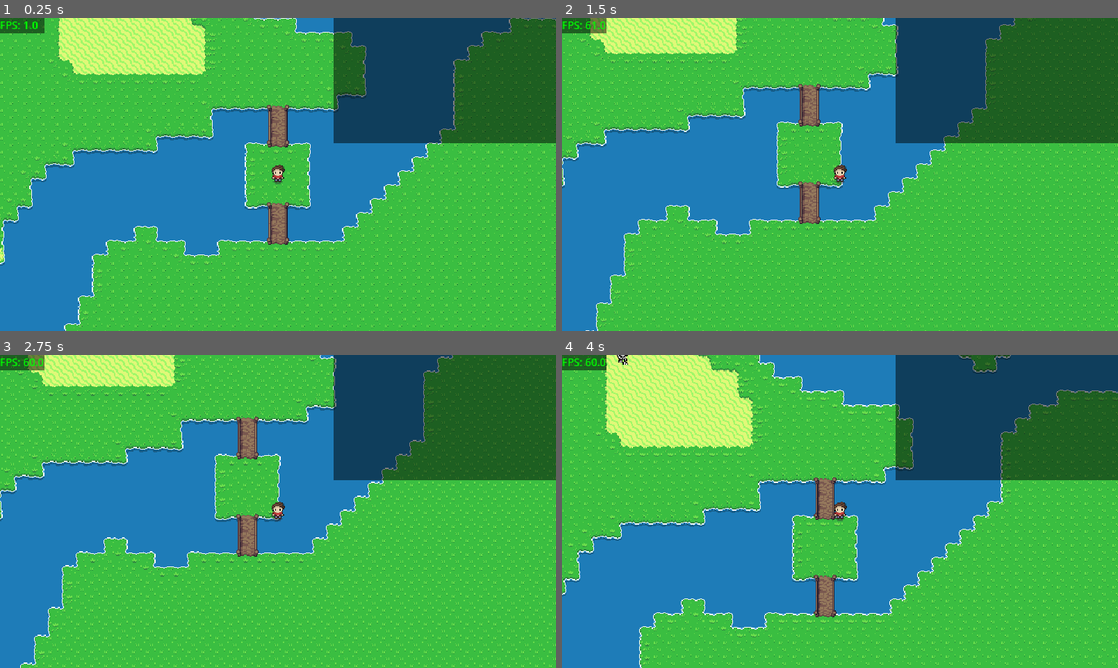
Above: before the commit, frames 1-4 (two rows, left to right).
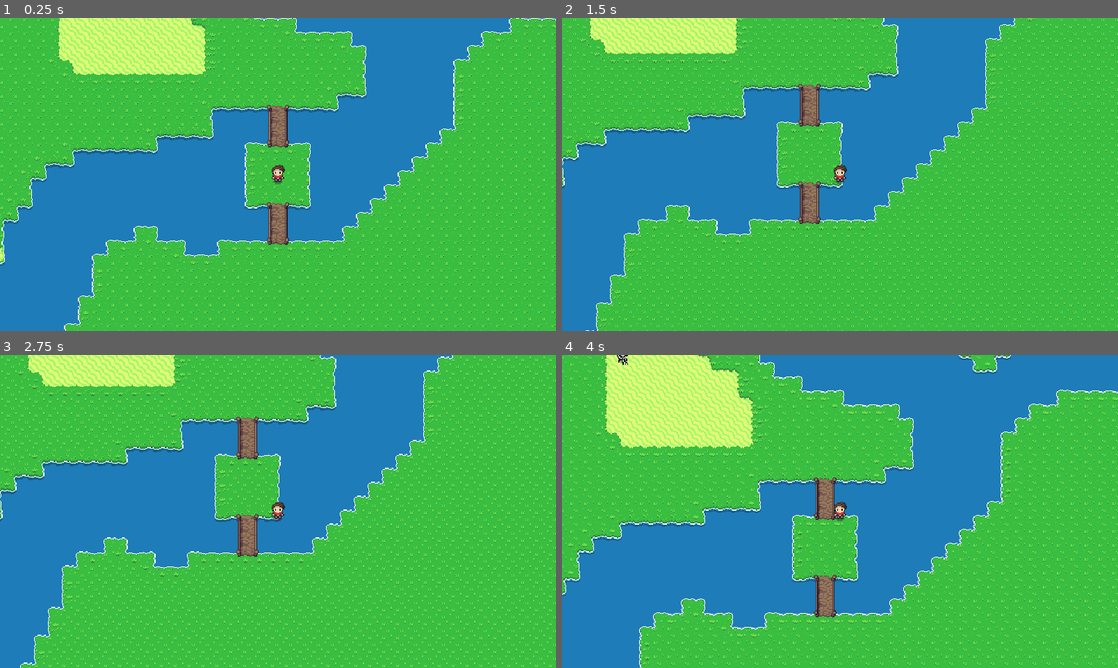
Above: after the commit, the same moments.

Repository: Dinastia-Harzu/un-breve-paseo-por-las-afueras-de-pulkilastia
Game: Godot game, scene res://src/scenes/main.tscn
Two runs of this game, one before a commit and one after it. Both use one fixed random seed, a clock stepped at 60 frames per second and the inputs below.
Inputs:
- Up to frame 1 (0.25 s): no input
- Up to frame 2 (1.5 s): tap Enter (ui_accept) at 0.5, 0.77, 1.25 s; hold D (move_right) 0.53-1.28 s; tap C at 0.6, 1.35 s; hold S (move_down) from 1.28 s (still down)
- Up to frame 3 (2.75 s): tap Enter (ui_accept) at 1.52, 2 s; release S (move_down) at 2.03 s; hold D (move_right) from 2.03 s (still down); tap C at 2.1 s
- Up to frame 4 (4 s): tap Enter (ui_accept) at 2.75, 3.02, 3.77 s; release D (move_right) at 2.78 s; hold W (move_up) 2.78-3.53 s; tap C at 2.85, 3.6 s; hold A (move_left) from 3.53 s (still down)

The runs differ from the first frame. In frame 1, 16% of the frame differs, in the area x 0-100%, y 0-40%; in frame 2, 16%; in frame 3, 16%; in frame 4, 16%.

Commit message:
Limpiar código muerto

Diff:
--- a/src/resources/spawn_data/test_spawn_data.tres
+++ /dev/null
@@ -1,11 +0,0 @@
-[gd_resource type="Resource" script_class="MapSpawnData" format=3 uid="uid://dt4j6bbb1wb80"]
-
-[ext_resource type="Script" uid="uid://d0roi43iljua0" path="res://src/scripts/resources/map_spawn_data.gd" id="1_40y1n"]
-[ext_resource type="PackedScene" uid="uid://66brd6fu0vts" path="res://src/scenes/enemies/winged_demon.tscn" id="1_a0qk3"]
-[ext_resource type="PackedScene" uid="uid://dlmv00yqcri85" path="res://src/scenes/enemies/redeyed_skeleton.tscn" id="2_awx04"]
-
-[resource]
-script = ExtResource("1_40y1n")
-enemies = Array[PackedScene]([ExtResource("1_a0qk3"), ExtResource("2_awx04")])
-max_enemies_alive = 5
-metadata/_custom_type_script = "uid://d0roi43iljua0"
--- a/src/scenes/levels/test_level.tscn
+++ b/src/scenes/levels/test_level.tscn
@@ -2,7 +2,6 @@
 
 [ext_resource type="Script" uid="uid://ch0een64g1m6t" path="res://src/scripts/levels/test_level.gd" id="1_yshsi"]
 [ext_resource type="TileSet" uid="uid://bgfpdb38ow0u8" path="res://src/resources/tilesets/test_level_tileset.tres" id="2_7k28k"]
-[ext_resource type="PackedScene" uid="uid://deppadoa7c8j0" path="res://src/scenes/player/spawn.tscn" id="4_7k28k"]
 [ext_resource type="Script" uid="uid://b6nk2tbf637tn" path="res://src/scripts/components/elevate_on_map_component.gd" id="5_3jmop"]
 [ext_resource type="PackedScene" uid="uid://dlmv00yqcri85" path="res://src/scenes/enemies/redeyed_skeleton.tscn" id="6_43lcp"]
 [ext_resource type="PackedScene" uid="uid://66brd6fu0vts" path="res://src/scenes/enemies/winged_demon.tscn" id="7_xvx1o"]
@@ -44,14 +43,14 @@
 
 [node name="LevelObjects" type="Node2D" parent="." unique_id=1241262957]
 
-[node name="PlayerSpawn" parent="LevelObjects" unique_id=717802481 instance=ExtResource("4_7k28k")]
-position = Vector2(600, 343)
-
 [node name="PlayerCamera" type="Camera2D" parent="LevelObjects" unique_id=11314060]
 limit_left = 0
 limit_top = 0
 limit_right = 1152
 limit_bottom = 656
+
+[node name="PlayerSpawn" type="Marker2D" parent="LevelObjects" unique_id=1669079295]
+position = Vector2(600, 343)
 
 [node name="Environment" type="Node2D" parent="." unique_id=997371307]
 
--- a/src/scenes/main.tscn
+++ b/src/scenes/main.tscn
@@ -1,21 +1,13 @@
 [gd_scene format=3 uid="uid://cml180sj3hcwe"]
 
 [ext_resource type="Script" uid="uid://cl1en36arovfl" path="res://src/scripts/main.gd" id="1_kkvs4"]
-[ext_resource type="Script" uid="uid://ddpw2wo6xrinv" path="res://src/scripts/systems/encounter_spawning_system.gd" id="2_5dlwx"]
 [ext_resource type="PackedScene" uid="uid://bofcg6ugbxmfu" path="res://src/scenes/debug/debug_text_overlay.tscn" id="2_rr2wm"]
 
 [node name="Root" type="Node" unique_id=726041314]
 process_mode = 3
 script = ExtResource("1_kkvs4")
-debug_mode = true
 
 [node name="Systems" type="Node" parent="." unique_id=918751139]
-
-[node name="EncounterSpawnerSystem" type="Node" parent="Systems" unique_id=1593977204 node_paths=PackedStringArray("entity_root")]
-unique_name_in_owner = true
-script = ExtResource("2_5dlwx")
-entity_root = NodePath("../../World/EntityRoot")
-metadata/_custom_type_script = "uid://ddpw2wo6xrinv"
 
 [node name="World" type="Node2D" parent="." unique_id=648427866]
 process_mode = 1
--- a/src/scenes/player/camera.tscn
+++ /dev/null
@@ -1,6 +0,0 @@
-[gd_scene format=3 uid="uid://54lclwdhbx3b"]
-
-[ext_resource type="Script" uid="uid://csrrmolscr6fc" path="res://src/scripts/player/camera.gd" id="1_hu6jb"]
-
-[node name="PlayerCamera" type="Camera2D" unique_id=1305265796]
-script = ExtResource("1_hu6jb")
--- a/src/scenes/player/spawn.tscn
+++ /dev/null
@@ -1,6 +0,0 @@
-[gd_scene format=3 uid="uid://deppadoa7c8j0"]
-
-[ext_resource type="Script" uid="uid://bq7230jhqrdcm" path="res://src/scripts/player/spawn.gd" id="1_ib118"]
-
-[node name="PlayerSpawn" type="Marker2D" unique_id=717802481]
-script = ExtResource("1_ib118")
--- a/src/scripts/components/elevate_on_map_component.gd
+++ b/src/scripts/components/elevate_on_map_component.gd
@@ -15,17 +15,3 @@
 
 			var tile_data := elevate_layer.get_cell_tile_data(mapped)
 			entity.set_collision_mask_value(LayerNames.Physics2D.WATER, not (tile_data and tile_data.get_custom_data("elevate")))
-
-	# var is_elevated := _check_elevated()
-	#
-	# _set_collision_mask_and_layer(LayerNames.Physics2D.WATER, !is_elevated)
-
-
-func _check_elevated() -> bool:
-	return true
-
-
-func _set_collision_mask_and_layer(layer: int, value: bool) -> void:
-	pass
-	# body.set_collision_layer_value(layer, value)
-	# body.set_collision_mask_value(layer, value)
--- a/src/scripts/level2d.gd
+++ b/src/scripts/level2d.gd
@@ -6,11 +6,3 @@
 
 
 @abstract func get_player_camera() -> Camera2D
-
-
-# func get_spawn_data() -> MapSpawnData:
-# 	return null
-
-
-# func get_encounter_zones() -> Array[EncounterZone]:
-# 	return []
--- a/src/scripts/levels/test_level.gd
+++ b/src/scripts/levels/test_level.gd
@@ -1,7 +1,5 @@
 extends Level2D
 
-
-# @export var spawn_data: MapSpawnData
 
 @export var _player_camera: Camera2D
 @export var _player_spawn: Node2D
@@ -13,14 +11,3 @@
 
 func get_player_camera() -> Camera2D:
 	return _player_camera
-
-
-# func get_spawn_data() -> MapSpawnData:
-# 	return spawn_data
-
-
-# func get_encounter_zones() -> Array[EncounterZone]:
-# 	var encounter_zones: Array[EncounterZone] = []
-# 	for encounter_zone in $SpawnAreas.get_children():
-# 		encounter_zones.append(encounter_zone as EncounterZone)
-# 	return encounter_zones
--- a/src/scripts/main.gd
+++ b/src/scripts/main.gd
@@ -25,15 +25,12 @@
 @onready var transition_root: Control = %TransitionRoot
 @onready var debug_root: Control = %DebugRoot
 
-# @onready var encounter_spawner_system: EncounterSpawnerSystem = %EncounterSpawnerSystem
-
 
 func _ready() -> void:
 	debug_root.visible = debug_mode
 
 	_init_player()
 	load_level(TEST_LEVEL)
-	# _init_systems.call_deferred()
 
 	_connect_signals()
 
@@ -87,10 +84,6 @@
 	_setup_level_camera()
 
 
-# func _init_systems() -> void:
-# 	encounter_spawner_system.watch_encounter_zones(_current_level.get_encounter_zones())
-
-
 func _connect_signals() -> void:
 	EventBus.spawn_enemy.connect(_on_spawn_enemy)
 	EventBus.trigger_encounter.connect(_on_trigger_encounter)
--- a/src/scripts/meta/node_groups_names_retriever.gd
+++ b/src/scripts/meta/node_groups_names_retriever.gd
@@ -19,36 +19,3 @@
 
 	for node_group in project_settings.get_section_keys("global_group"):
 		script.store_line("const %s := \"%s\"" % [node_group.to_upper(), node_group])
-
-# 	var scene_groups := _read_recursive("res://src/scenes/")
-#
-#
-# func _read_recursive(current_path: String) -> Array[String]:
-# 	var scene_groups: Array[String] = []
-# 	var dir := DirAccess.open(current_path)
-# 	if dir:
-# 		dir.list_dir_begin()
-# 		var file_name := dir.get_next()
-# 		while not file_name.is_empty():
-# 			var full_path := current_path + file_name
-# 			if dir.current_is_dir():
-# 				scene_groups.append_array(_read_recursive(full_path + "/"))
-# 			elif file_name.ends_with(".tscn"):
-# 				scene_groups.append_array(_extract_from_scene(full_path))
-# 		dir.list_dir_end()
-#
-# 	var unique_groups: Array[String] = []
-# 	for group in scene_groups:
-# 		if not group in unique_groups:
-# 			unique_groups.append(group)
-# 	return unique_groups
-#
-#
-# func _extract_from_scene(scene_path: String) -> Array[String]:
-# 	var scene_groups: Array[String] = []
-# 	var scene := FileAccess.open(scene_path, FileAccess.READ)
-# 	if scene:
-# 		while not scene.eof_reached():
-# 			var current_line := scene.get_line()
-# 			if current_line.begins_with("[node ") and "groups=[" in current_line:
-#
--- a/src/scripts/player/camera.gd
+++ /dev/null
@@ -1,10 +0,0 @@
-extends Camera2D
-
-
-# FUTURE: apaño temporal
-var target: Node2D = null
-
-
-func _process(delta: float) -> void:
-	if target != null:
-		global_position = target.global_position
--- a/src/scripts/player/spawn.gd
+++ /dev/null
@@ -1 +0,0 @@
-extends Marker2D
--- a/src/scripts/resources/map_spawn_data.gd
+++ /dev/null
@@ -1,7 +0,0 @@
-class_name MapSpawnData
-extends Resource
-
-@export var enemies: Array[PackedScene] = []
-
-@export var max_enemies_alive := 15
-@export var spawn_cooldown := 3.
--- a/src/scripts/spawn/encounter_zone.gd
+++ b/src/scripts/spawn/encounter_zone.gd
@@ -15,7 +15,6 @@
 			spawner.available.connect(_on_available)
 			if spawner.can_spawn():
 				spawner.make_spawn()
-			# _spawners.append(spawner)
 
 
 func _process(delta: float) -> void:
@@ -36,7 +35,6 @@
 
 	while not fulfilled_spawners.is_empty():
 		_available_spawners.remove_at(fulfilled_spawners.pop_back())
-	# _available_spawners = _available_spawners.filter(func(s: Spawner): s.can_spawn())
 
 
 func _check_spawner_visible(spawner_position: Vector2) -> bool:
--- a/src/scripts/systems/encounter_spawning_system.gd
+++ /dev/null
@@ -1,37 +0,0 @@
-class_name EncounterSpawnerSystem
-extends Node
-
-
-# @export var entity_root: Node2D
-#
-# var _encounter_zones: Array[EncounterZone] = []
-# var _encounter_zone_table: Dictionary[int, int] = {}
-#
-#
-# func _process(delta: float) -> void:
-# 	for encounter_zone in _encounter_zones:
-# 		_spawn_in_zone(encounter_zone)
-#
-# 	# for encounter_zone in get_tree().get_nodes_in_group(NodeGroups.ENCOUNTER_ZONES):
-# 	# 	if encounter_zone is EncounterZone:
-# 	# 		encounter_zone.get_data()
-#
-#
-# func watch_encounter_zones(encounter_zones: Array[EncounterZone]) -> void:
-# 	_encounter_zones = encounter_zones
-#
-#
-# func _spawn_in_zone(encounter_zone: EncounterZone) -> void:
-# 	var data := encounter_zone.get_data()
-# 	var iid := encounter_zone.get_instance_id()
-#
-# 	var alive: int = _encounter_zone_table.get_or_add(iid, 0)
-# 	if alive < data.max_enemies_alive:
-# 		_spawn_one_of(data.enemies)
-# 		_encounter_zone_table[iid] = alive + 1
-#
-#
-# func _spawn_one_of(enemies: Array[PackedScene]) -> void:
-# 	var enemy_packed := enemies[randi_range(0, enemies.size() - 1)]
-# 	var enemy := enemy_packed.instantiate()
-# 	entity_root.add_child(enemy)
Not shown, removed: src/scripts/player/camera.gd.uid
Not shown, removed: src/scripts/player/spawn.gd.uid
Not shown, removed: src/scripts/resources/map_spawn_data.gd.uid
Not shown, removed: src/scripts/systems/encounter_spawning_system.gd.uid
